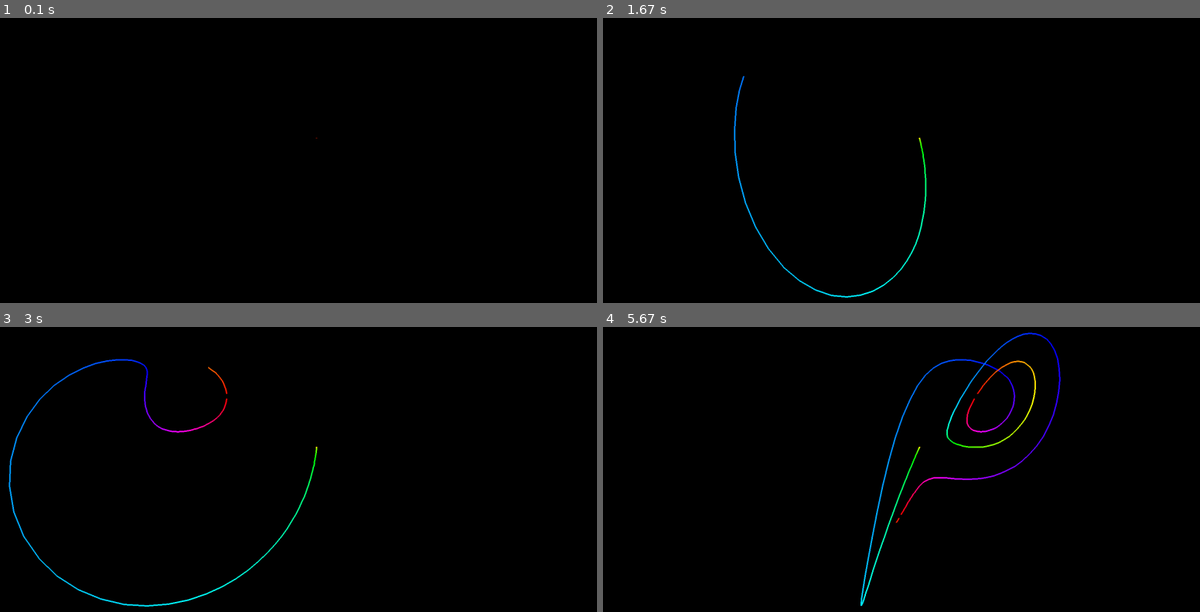
Above: before the commit, frames 1-4 (two rows, left to right).
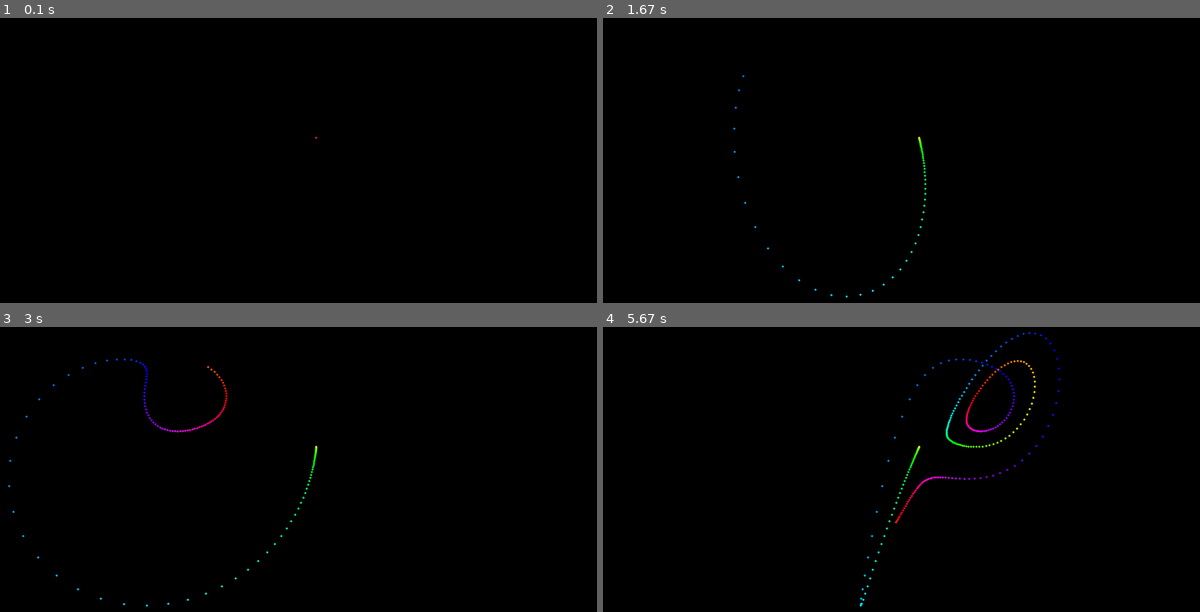
Above: after the commit, the same moments.

Repository: Josephbakulikira/Lorenz-attractor-3D---pygame
Game: pygame game, started from main.py
Two runs of this game, one before a commit and one after it. Both use one fixed random seed, a clock stepped at 60 frames per second and the inputs below.
Inputs:
- Up to frame 1 (0.1 s): no input
- Up to frame 2 (1.67 s): no input
- Up to frame 3 (3 s): no input
- Up to frame 4 (5.67 s): no input

The runs differ from the first frame. In frame 1, less than 0.1% of the frame differs, in the area x 52-54%, y 41-43%; in frame 2, 0.6%; in frame 3, 1.0%; in frame 4, 1.5%, in the area x 43-77%, y 1-99%.

Commit message:
clean code

Diff:
--- a/main.py
+++ b/main.py
@@ -24,7 +24,6 @@
 colors = []
 scale = 15
 angle = 0
-coordinates = []
 previous = None
 
 def hsv2rgb(h,s,v):
@@ -75,11 +74,11 @@
         y_pos = int(projected2d[1][0] * scale) + height//2
         if hue > 1:
             hue = 0
-        #pygame.draw.circle(screen, (hsv2rgb(hue, 1, 1)) , (x_pos, y_pos), 3)
-        if previous is not None:
-            if hue >  0.006:
-                pygame.draw.line(screen, (hsv2rgb(hue, 1, 1)), (x_pos, y_pos), previous, 4 )
-            can_draw = True
+        pygame.draw.circle(screen, (hsv2rgb(hue, 1, 1)) , (x_pos, y_pos), 3)
+        # if previous is not None:
+        #     if hue >  0.006:
+        #         pygame.draw.line(screen, (hsv2rgb(hue, 1, 1)), (x_pos, y_pos), previous, 4 )
+
 
         previous = (x_pos, y_pos)
         hue +=0.006
